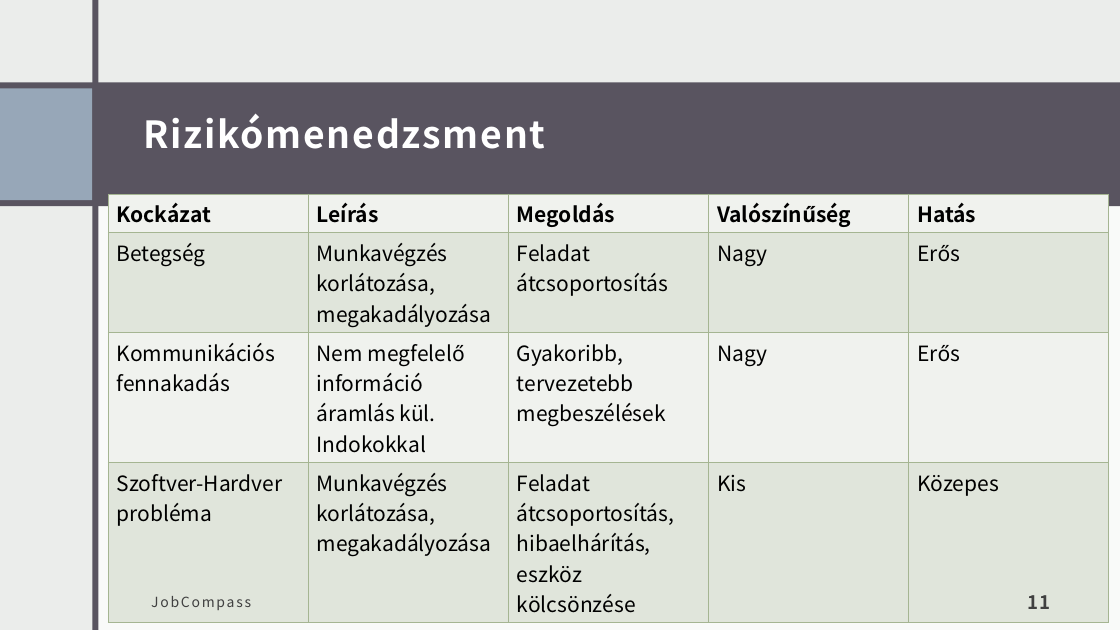
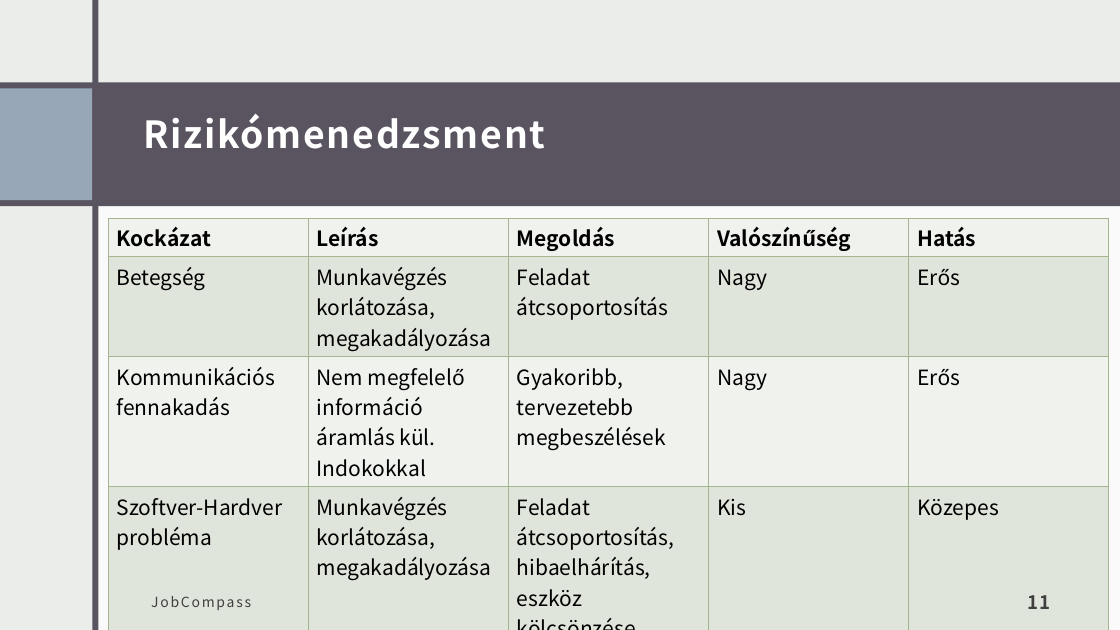
Before and after one commit to zsiza/JobCompass, a slide deck: slide 11 of M1/JobCompassM1.pptx. Drawn at 1120x630 pixels with LibreOffice and Linux fonts; fonts in the diff are those of the drawing. Boxes give left, top, right and bottom in pixels: in the first picture for what was removed or moved away, otherwise in the second. Text is boxed around its words. In the diff, an @@ line names an element or a change of style, - is before the commit and + after.

```diff
--- a/M1/JobCompassM1.pptx
+++ b/M1/JobCompassM1.pptx
@@ table: place and size @@
-table at bbox=[108, 194, 1108, 617]
+table at bbox=[108, 218, 1108, 611]
```
Also in this commit, not shown: 3 other slides changed, 1 other file.
